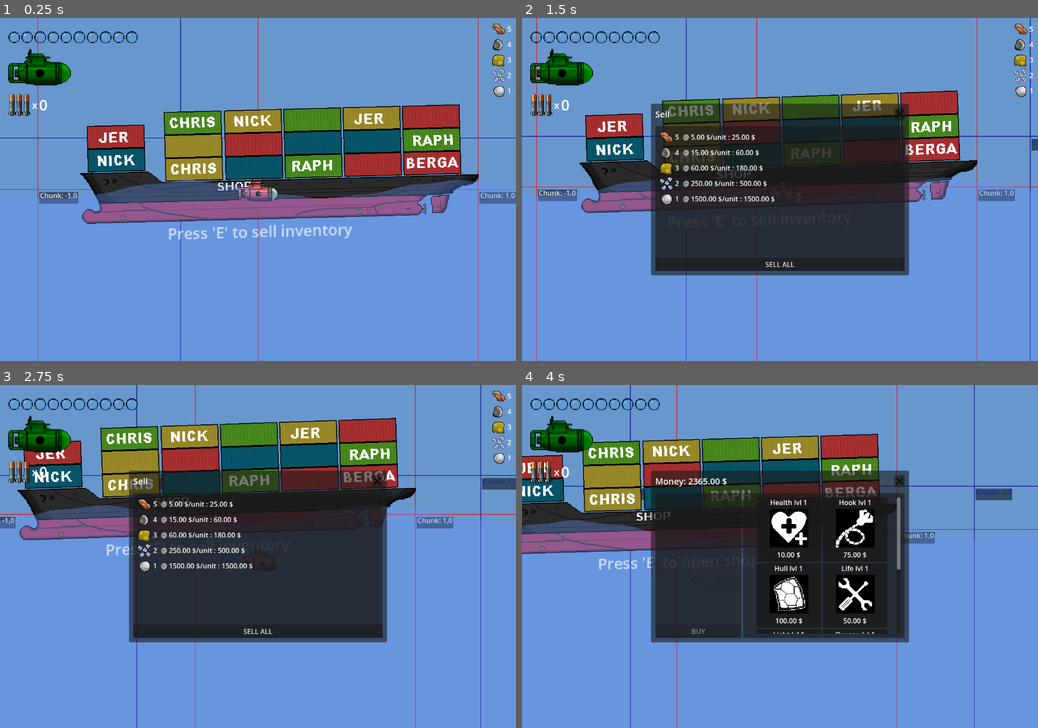
Above: before the commit, frames 1-4 (two rows, left to right).
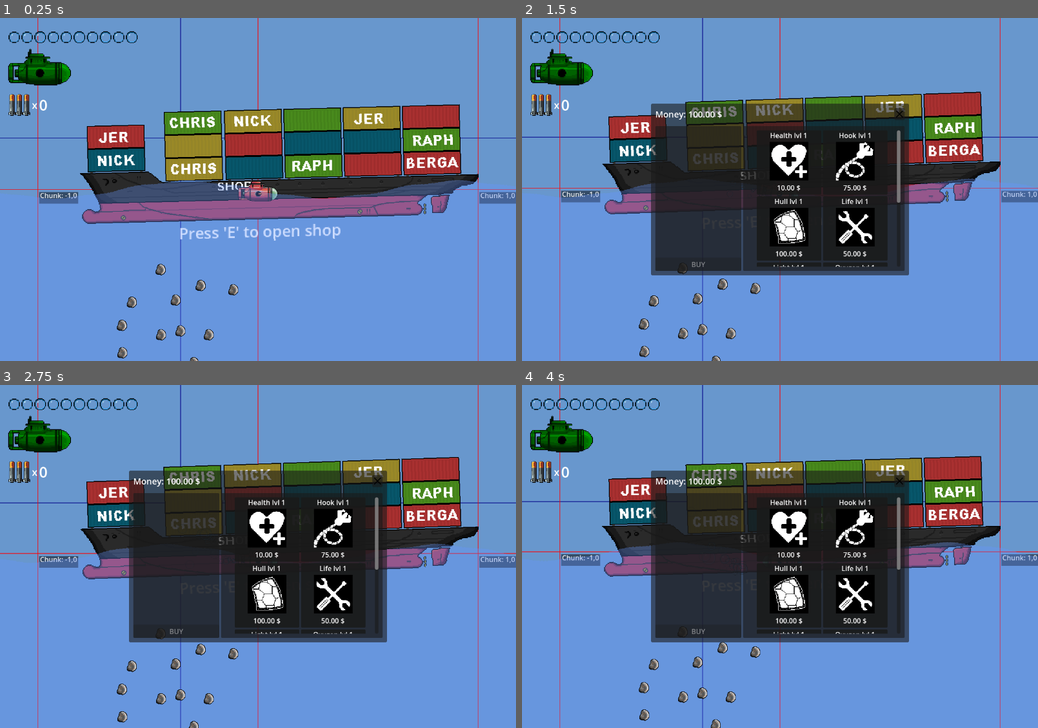
Above: after the commit, the same moments.

Repository: misterbamboo/ld57
Game: Godot game, scene res://MainGame.tscn
Two runs of this game, one before a commit and one after it. Both use one fixed random seed, a clock stepped at 60 frames per second and the inputs below.
Inputs (mouse positions are in pixels of both pictures, inside the frame that each line leads up to):
- Up to frame 1 (0.25 s): no input
- Up to frame 2 (1.5 s): tap E at 0.5, 1.25 s; move the mouse to (893, 172) at 0.52 s; hold Right (sub_right) 0.53-1.28 s; click (893, 172) at 0.6 s; move the mouse to (676, 206) at 1.27 s; hold Down (sub_down) from 1.28 s (still down); tap R at 1.35 s
- Up to frame 3 (2.75 s): tap E at 2, 2.1 s; move the mouse to (309, 481) at 2.02 s; release Down (sub_down) at 2.03 s; hold Right (sub_right) from 2.03 s (still down)
- Up to frame 4 (4 s): tap E at 2.75, 3.5 s; move the mouse to (754, 625) at 2.77 s; release Right (sub_right) at 2.78 s; hold Up (sub_up) 2.78-3.53 s; click (754, 625) at 2.85 s; move the mouse to (934, 607) at 3.52 s; hold Left (sub_left) from 3.53 s (still down); tap R at 3.6 s

The runs differ from the first frame. In frame 1, 1.4% of the frame differs, in the area x 22-100%, y 1-100%; in frame 2, 20%; in frame 3, 34%, in the area x 0-100%, y 0-100%; in frame 4, 23%.

Commit message:
feat: Finish hook and ore

Diff:
--- a/src/godotproject/Inventory/inventorymanager.gd
+++ b/src/godotproject/Inventory/inventorymanager.gd
@@ -2,11 +2,11 @@
 
 const SoundNames = preload("res://Audio/soundname.gd")
 
-var copper_quantity: int = 5
-var iron_quantity: int = 4
-var gold_quantity: int = 3
-var diamond_quantity: int = 2
-var platinum_quantity: int = 1
+var copper_quantity: int = 0
+var iron_quantity: int = 0
+var gold_quantity: int = 0
+var diamond_quantity: int = 0
+var platinum_quantity: int = 0
 
 var copper_price: float = 5
 var iron_price: float = 15
@@ -31,43 +31,20 @@
 func _ready():
 	pass
 
-func _on_inventory_body_entered(body: Node2D) -> void:
-	_check_ressource(body)
-
-func _on_inventory_area_entered(area: Area2D) -> void:
-	_check_ressource(area)
-
-func _check_ressource(obj: Node) -> void:
-	if not obj.has_method("get_name") or not obj.has_method("get_sell_price"):
-		return
-
-	var ressource_name = obj.get_name()
-
-	has_inventory = true
-
-	match ressource_name:
-		"Gold":
+func addOre(ore: Ore) -> void:
+	match ore.getOreName():
+		"gold":
 			gold_quantity += 1
-		"Platinum":
+		"platinum":
 			platinum_quantity += 1
-		"Copper":
+		"copper":
 			copper_quantity += 1
-		"Diamond":
+		"diamond":
 			diamond_quantity += 1
-		"Iron":
+		"iron":
 			iron_quantity += 1
 
 	AudioManager.instance.play_sound(SoundNames.SoundName.MATERIAL1)
-
-	# TODO:
-	# commenting this line out because resources are not implemented yet
-	# and also map generator has changed and it not used globaly like that anymore
-	# but this is where we should call to remove the resource that was gathered so
-	# i'm leaving the line here for now
-	#MapGenerator.instance.remove_ressource(obj)
-
-	obj.visible = false
-	obj.set_physics_process(false)
 
 func _process(_delta):
 	if can_sell and has_inventory and Input.is_action_pressed("sell_inventory"):
--- a/src/godotproject/MainGame.tscn
+++ b/src/godotproject/MainGame.tscn
@@ -24,6 +24,7 @@
 [ext_resource type="PackedScene" uid="uid://dbc8axkfuweit" path="res://ShopManagement/shop_screen.tscn" id="20_va67g"]
 [ext_resource type="PackedScene" uid="uid://cba61ypjcbpab" path="res://Inventory/Components/InventoryUI/inventory_ui.tscn" id="21_t0yo1"]
 [ext_resource type="PackedScene" uid="uid://vgaxhupv34x7" path="res://SellManagement/SellScreen.tscn" id="22_t0yo1"]
+[ext_resource type="PackedScene" uid="uid://dair474s5j1va" path="res://Ores/ore.tscn" id="25_0igvr"]
 
 [sub_resource type="Gradient" id="Gradient_led80"]
 colors = PackedColorArray(1, 1, 1, 1, 1, 1, 1, 1)
@@ -235,3 +236,51 @@
 [node name="ShopScreen" parent="CanvasLayer" instance=ExtResource("20_va67g")]
 
 [node name="SellScreen" parent="CanvasLayer" instance=ExtResource("22_t0yo1")]
+
+[node name="Ore" parent="." instance=ExtResource("25_0igvr")]
+position = Vector2(-55, 233)
+color = Color(0.6, 0.7, 0.8, 1)
+
+[node name="Ore2" parent="." instance=ExtResource("25_0igvr")]
+position = Vector2(-189, 257)
+color = Color(0.6, 0.7, 0.8, 1)
+
+[node name="Ore3" parent="." instance=ExtResource("25_0igvr")]
+position = Vector2(-224, 186)
+color = Color(0.6, 0.7, 0.8, 1)
+
+[node name="Ore4" parent="." instance=ExtResource("25_0igvr")]
+position = Vector2(-291, 262)
+color = Color(0.6, 0.7, 0.8, 1)
+
+[node name="Ore5" parent="." instance=ExtResource("25_0igvr")]
+position = Vector2(-223, 338)
+color = Color(0.6, 0.7, 0.8, 1)
+
+[node name="Ore6" parent="." instance=ExtResource("25_0igvr")]
+position = Vector2(-112, 338)
+color = Color(0.6, 0.7, 0.8, 1)
+
+[node name="Ore7" parent="." instance=ExtResource("25_0igvr")]
+position = Vector2(-147, 403)
+color = Color(0.6, 0.7, 0.8, 1)
+
+[node name="Ore8" parent="." instance=ExtResource("25_0igvr")]
+position = Vector2(-313, 380)
+color = Color(0.6, 0.7, 0.8, 1)
+
+[node name="Ore9" parent="." instance=ExtResource("25_0igvr")]
+position = Vector2(-314, 316)
+color = Color(0.6, 0.7, 0.8, 1)
+
+[node name="Ore10" parent="." instance=ExtResource("25_0igvr")]
+position = Vector2(-178, 329)
+color = Color(0.6, 0.7, 0.8, 1)
+
+[node name="Ore11" parent="." instance=ExtResource("25_0igvr")]
+position = Vector2(-131, 223)
+color = Color(0.6, 0.7, 0.8, 1)
+
+[node name="Ore12" parent="." instance=ExtResource("25_0igvr")]
+position = Vector2(-131, 223)
+color = Color(0.6, 0.7, 0.8, 1)
--- a/src/godotproject/Map/NoiseGen/NoiseGen.gd
+++ b/src/godotproject/Map/NoiseGen/NoiseGen.gd
@@ -1,6 +1,14 @@
 extends Node
 class_name NoiseGen
 # SEE: Global NoiseGenService
+
+const CopperKey := "copper"
+const IronKey := "iron"
+const GoldKey := "gold"
+const DiamondKey := "diamond"
+const PlatinumKey := "platinum"
+
+var loaded: bool
 
 #########
 # Layers
@@ -16,6 +24,12 @@
 		if layer.Name == name:
 			return layer
 	return null
+var _layerNameColors := {}
+func getCopperColor() -> Color: return _layerNameColors[CopperKey]
+func getIronColor() -> Color: return _layerNameColors[IronKey]
+func getGoldColor() -> Color: return _layerNameColors[GoldKey]
+func getDiamondColor() -> Color: return _layerNameColors[DiamondKey]
+func getPlatinumColor() -> Color: return _layerNameColors[PlatinumKey]
 
 #########
 # Curves
@@ -45,6 +59,7 @@
 	loadLayers()
 	loadCurves()
 	refreshAllNoises()
+	loaded = true
 
 func feedRandomSeeds():
 	randomize()
@@ -67,8 +82,21 @@
 				if layer is NoiseGenLayer:
 					_layerNames[layerI] = layer.Name
 					_noiseGenLayers.append(layer)
+					_keepColorCache(layer.Name, layer.LayerColor)
 					layerI += 1
 			file_name = dir.get_next()
+
+func _keepColorCache(layerName: String, layerColor: Color):
+	if layerName.contains(CopperKey):
+		_layerNameColors[CopperKey] = layerColor
+	if layerName.contains(IronKey):
+		_layerNameColors[IronKey] = layerColor
+	if layerName.contains(GoldKey):
+		_layerNameColors[GoldKey] = layerColor
+	if layerName.contains(DiamondKey):
+		_layerNameColors[DiamondKey] = layerColor
+	if layerName.contains(PlatinumKey):
+		_layerNameColors[PlatinumKey] = layerColor
 
 func loadCurves():
 	var path := "res://Map/NoiseGen/Curves/"
--- /dev/null
+++ b/src/godotproject/Ores/Ore.gd
@@ -0,0 +1,38 @@
+extends Node2D
+class_name Ore
+
+@export var copperTex: Texture2D
+@export var ironTex: Texture2D
+@export var goldTex: Texture2D
+@export var diamondTex: Texture2D
+@export var platinumTex: Texture2D
+
+@export var sprite: Sprite2D
+
+@export var color: Color
+
+var _oreName: String = "copper"
+func getOreName() -> String: return _oreName
+
+func _ready() -> void:
+	if !NoiseGenService.loaded:
+		NoiseGenService.loadAll()
+	setColor(color)
+
+func setColor(newcolor: Color):
+	if newcolor == NoiseGenService.getIronColor():
+		sprite.texture = ironTex
+		_oreName = NoiseGenService.IronKey
+	elif newcolor == NoiseGenService.getGoldColor():
+		sprite.texture = goldTex
+		_oreName = NoiseGenService.GoldKey
+	elif newcolor == NoiseGenService.getDiamondColor():
+		sprite.texture = diamondTex
+		_oreName = NoiseGenService.DiamondKey
+	elif newcolor == NoiseGenService.getPlatinumColor():
+		sprite.texture = platinumTex
+		_oreName = NoiseGenService.PlatinumKey
+	else:
+		sprite.texture = copperTex
+		_oreName = NoiseGenService.CopperKey
+	color = newcolor
--- /dev/null
+++ b/src/godotproject/Ores/ore.tscn
@@ -0,0 +1,28 @@
+[gd_scene load_steps=8 format=3 uid="uid://dair474s5j1va"]
+
+[ext_resource type="Script" uid="uid://b2hmeis77krj0" path="res://Ores/Ore.gd" id="1_ohkv5"]
+[ext_resource type="Texture2D" uid="uid://n5u6b8vqld8e" path="res://Ores/Assets/copper.png" id="1_q3tiy"]
+[ext_resource type="Texture2D" uid="uid://c1bsu1ctcjmo0" path="res://Ores/Assets/iron.png" id="3_n00it"]
+[ext_resource type="Texture2D" uid="uid://dwhsa6co3kr53" path="res://Ores/Assets/gold.png" id="4_jvloh"]
+[ext_resource type="Texture2D" uid="uid://eavrpad7eof6" path="res://Ores/Assets/diamond.png" id="5_jr0mb"]
+[ext_resource type="Texture2D" uid="uid://btmw31ms7hps3" path="res://Ores/Assets/platnum.png" id="6_vowc0"]
+
+[sub_resource type="CircleShape2D" id="CircleShape2D_n00it"]
+radius = 13.0
+
+[node name="Ore" type="Node2D" node_paths=PackedStringArray("sprite")]
+script = ExtResource("1_ohkv5")
+copperTex = ExtResource("1_q3tiy")
+ironTex = ExtResource("3_n00it")
+goldTex = ExtResource("4_jvloh")
+diamondTex = ExtResource("5_jr0mb")
+platinumTex = ExtResource("6_vowc0")
+sprite = NodePath("Sprite2D")
+
+[node name="Sprite2D" type="Sprite2D" parent="."]
+texture = ExtResource("1_q3tiy")
+
+[node name="OreArea" type="Area2D" parent="."]
+
+[node name="Collision" type="CollisionShape2D" parent="OreArea"]
+shape = SubResource("CircleShape2D_n00it")
--- a/src/godotproject/Submarine/grapple.gd
+++ b/src/godotproject/Submarine/grapple.gd
@@ -13,8 +13,11 @@
 var grapple_point = Vector2.ZERO
 var grappling_distance = Vector2.ZERO
 
+var _attachedOres: Array[Ore] = []
+
 func _ready():
 	reset_grappling_requirement()
+	hook.onOreAttached.connect(func(o: Ore): _attachedOres.append(o))
 
 func get_hook_distance() -> float:
 	return shoot_max_distance + Submarine.instance.hook_capacity_upgrade
@@ -36,6 +39,7 @@
 		move_toward_submarine()
 
 		if have_reach_submarine():
+			getOreToInventory()
 			reset_grappling_requirement()
 
 	move_hook_tip_of_rope()
@@ -87,7 +91,7 @@
 	var hook_pos = hook.global_position
 	var distance_remaining = global_position.distance_to(hook_pos)
 
-	return distance_remaining < 0.5 or (object_to_pull != null and object_to_pull.is_consume())
+	return distance_remaining < 15 or (object_to_pull != null and object_to_pull.is_consume())
 
 func set_grappling_requirement():
 	var click_pos = get_viewport().get_camera_2d().get_global_mouse_position()
@@ -112,3 +116,10 @@
 
 	grappling_distance = global_position - grapple_point
 	grappling_rope.enable()
+
+func getOreToInventory():
+	while _attachedOres.size() > 0:
+		var ore = _attachedOres[0]
+		_attachedOres.remove_at(0)
+		Inventory.addOre(ore)
+		ore.queue_free()
--- a/src/godotproject/Submarine/hook.gd
+++ b/src/godotproject/Submarine/hook.gd
@@ -1,4 +1,6 @@
 class_name Hook extends Node2D
+
+signal onOreAttached(ore: Ore)
 
 @onready var sprite: Sprite2D = $Sprite2D  # Reference to the Sprite2D node
 
@@ -24,3 +26,17 @@
 	if (abs(dir.x) > 0.1 or abs(dir.y) > 0.1):
 		var angle = atan2(dir.y, dir.x)
 		rotation = angle  # Godot uses radians directly for rotation
+
+func _on_area_2d_area_entered(area: Area2D) -> void:
+	if !is_active():
+		return
+	if area.name == "OreArea":
+		if area.get_parent() is Ore:
+			var ore := area.get_parent() as Ore
+			call_deferred("_attach_ore", ore)
+
+func _attach_ore(ore: Ore):
+	if ore.get_parent() != self:
+		ore.reparent(self)
+		ore.position = Vector2.ZERO
+		emit_signal("onOreAttached", ore)
--- a/src/godotproject/Submarine/submarine.tscn
+++ b/src/godotproject/Submarine/submarine.tscn
@@ -205,3 +205,5 @@
 
 [node name="CollisionShape2D" type="CollisionShape2D" parent="Grapple/GrappleHook/Area2D"]
 shape = SubResource("CircleShape2D_qemq7")
+
+[connection signal="area_entered" from="Grapple/GrappleHook/Area2D" to="Grapple/GrappleHook" method="_on_area_2d_area_entered"]
--- a/src/godotproject/Torpedo/Torpedo.tscn
+++ b/src/godotproject/Torpedo/Torpedo.tscn
@@ -42,7 +42,7 @@
 
 [node name="Torpedo" type="RigidBody2D" node_paths=PackedStringArray("explosionTarget")]
 collision_layer = 4
-gravity_scale = 0.0
+gravity_scale = 10.0
 script = ExtResource("1_u6tmg")
 explosionTarget = NodePath("ExplosionPos")
 explosion = ExtResource("2_aah1a")
--- a/src/godotproject/Torpedo/torpedo.gd
+++ b/src/godotproject/Torpedo/torpedo.gd
@@ -26,7 +26,7 @@
 	traveling = true
 	freeze = false
 	$CollisionPolygon2D.disabled = false
-	accel_t = 0.5
+	accel_t = 0
 
 func _process(delta: float) -> void:
 	if launched and !traveling:
Not shown: 1 places in src/godotproject/MainGame.tscn that only renumber resources
Binary file added: src/godotproject/Ores/Assets/copper.png
Not shown, added: src/godotproject/Ores/Assets/copper.png.import
Binary file added: src/godotproject/Ores/Assets/diamond.png
Not shown, added: src/godotproject/Ores/Assets/diamond.png.import
Binary file added: src/godotproject/Ores/Assets/gold.png
Not shown, added: src/godotproject/Ores/Assets/gold.png.import
Binary file added: src/godotproject/Ores/Assets/iron.png
Not shown, added: src/godotproject/Ores/Assets/iron.png.import
Binary file added: src/godotproject/Ores/Assets/platnum.png
Not shown, added: src/godotproject/Ores/Assets/platnum.png.import
Not shown, added: src/godotproject/Ores/Ore.gd.uid
(and 1 more such lines)
